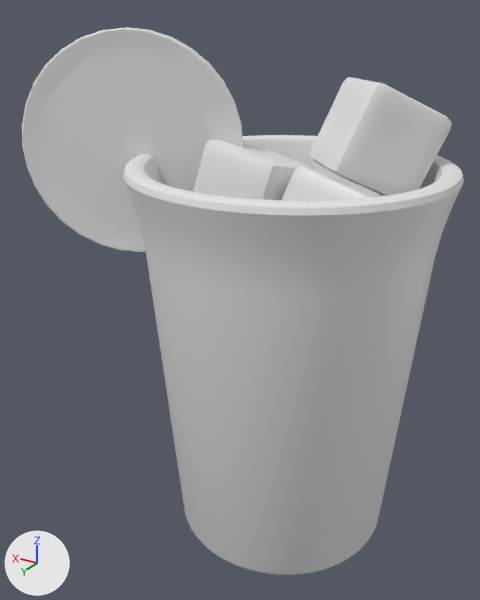
What one commit did to the OBJ model public/assets/drink-baked/blog0131.obj.
The view is the same before and after, from a camera (50 mm lens) standing at (-2.6, 5.19, 4.89) and looking at (0.48, 0.06, 2.32). The lights are fixed; the arrows at lower left show +X, +Y and +Z. The first picture is the older version. Where no turn or scale is listed for an object, it has been applied to the vertices.
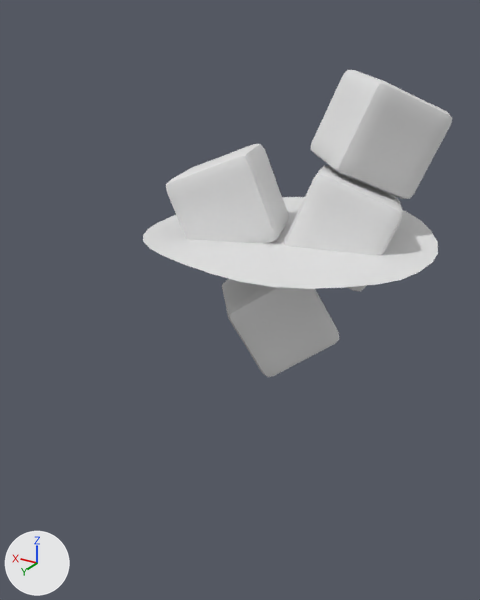
Boxes [x1, y1, x2, y2] around the edits, measured in the pictures (480 x 600 px; the box of a moved part takes in the faces that stretch with it):
'Cylinder', deleted: before [123, 135, 464, 575]
'Circle.001', deleted: before [22, 27, 243, 252]
'Cube.003', reshaped (8% taller): before [310, 77, 452, 196]; after [311, 70, 452, 199]
'Cube.002', reshaped: before [193, 140, 317, 200]; after [166, 144, 289, 244]
'Cube.001', reshaped: before [281, 166, 374, 201]; after [283, 165, 403, 291]
part 1 of me_cube, moved or reshaped (not visible before): after [222, 279, 339, 377]
part 5 of me_plane, moved or reshaped (not visible before): after [143, 197, 438, 289]

The change, as a diff of the scene's bpy script:
```diff
--- a/public/assets/drink-baked/blog0131.obj.py
+++ b/public/assets/drink-baked/blog0131.obj.py
@@ me_cube @@
 # used by ob_cube; location = (0.0, 0.0, 0.0)
-me_cube.from_pydata(...)  # 386 vertices, 384 faces; spans x -0.666..0.56, y -0.67..0.561, z 1.797..2.825
+me_cube.from_pydata(...)  # 386 vertices, 384 faces; spans x -0.567..0.683, y -0.554..0.642, z 1.778..2.814
+# me_cube part 1: the whole mesh is multiplied about its middle by the matrix ((-0.87, -0.341, 0.357), (0.133, 0.536, 0.834), (-0.476, 0.773, -0.421)), then moved by (0.111, 0.098, -0.016)
@@ me_cube_001 @@
 # used by ob_cube_001; location = (0.0, 0.0, 0.0)
-me_cube_001.from_pydata(...)  # 386 vertices, 384 faces; spans x -0.94..0.068, y -0.545..0.535, z 2.605..3.711
+me_cube_001.from_pydata(...)  # 386 vertices, 384 faces; spans x -1.014..0.136, y -0.713..0.368, z 2.619..3.684
+# me_cube_001 part 2: the whole mesh is multiplied about its middle by the matrix ((0.893, -0.382, -0.238), (0.428, 0.884, 0.188), (0.138, -0.27, 0.953)), then moved by (-0.003, -0.168, -0.006)
@@ me_cube_002 @@
 # used by ob_cube_002; location = (0.0, 0.0, 0.0)
-me_cube_002.from_pydata(...)  # 386 vertices, 384 faces; spans x -0.094..0.9, y -0.549..0.464, z 2.833..3.857
+me_cube_002.from_pydata(...)  # 386 vertices, 384 faces; spans x -0.064..1.095, y -0.337..0.678, z 2.798..3.821
+# me_cube_002 part 3: the whole mesh is multiplied about its middle by the matrix ((0.179, -0.968, 0.176), (0.223, -0.134, -0.966), (0.958, 0.212, 0.192)), then moved by (0.112, 0.213, -0.035)
@@ me_cube_003 @@
 # used by ob_cube_003; location = (0.0, 0.0, 0.0)
-me_cube_003.from_pydata(...)  # 386 vertices, 384 faces; spans x -1.192..0.03, y -1.124..0.094, z 3.358..4.384
+me_cube_003.from_pydata(...)  # 386 vertices, 384 faces; spans x -1.182..0.049, y -1.158..0.04, z 3.397..4.435
+# me_cube_003 part 4: the whole mesh is multiplied about its middle by the matrix ((0.444, -0.508, -0.739), (-0.454, 0.584, -0.673), (0.773, 0.634, 0.029)), then moved by (0.015, -0.044, 0.045)
@@ me_plane @@
 # used by ob_plane; location = (0.0, 0.0, 0.0)
-me_plane.from_pydata(...)  # 258 vertices, 78 faces; spans x -1.3..1.3, y -1.31..1.31, z 3.02..3.12
+me_plane.from_pydata(...)  # 230 vertices, 171 faces; spans x -1.31..1.31, y -1.31..1.31, z 3.02..3.12
+# me_plane part 5: 8 vertices moved within x -1.09..1.09, y -1.22..1.22, z 3.06..3.07; 202 vertices removed from x -1.3..1.3, y -1.31..1.31, z 3.02..3.12; 174 vertices added at x -1.31..1.31, y -1.3..1.3, z 3.02..3.12
@@ ob_circle_001 @@
-ob_circle_001 = bpy.data.objects.new('Circle.001', me_circle_001)
-ob_circle_001.location = (0.0, 0.0, 0.0)
@@ ob_cylinder @@
-ob_cylinder = bpy.data.objects.new('Cylinder', me_cylinder)
-ob_cylinder.location = (0.0, 0.0, 0.0)
```
